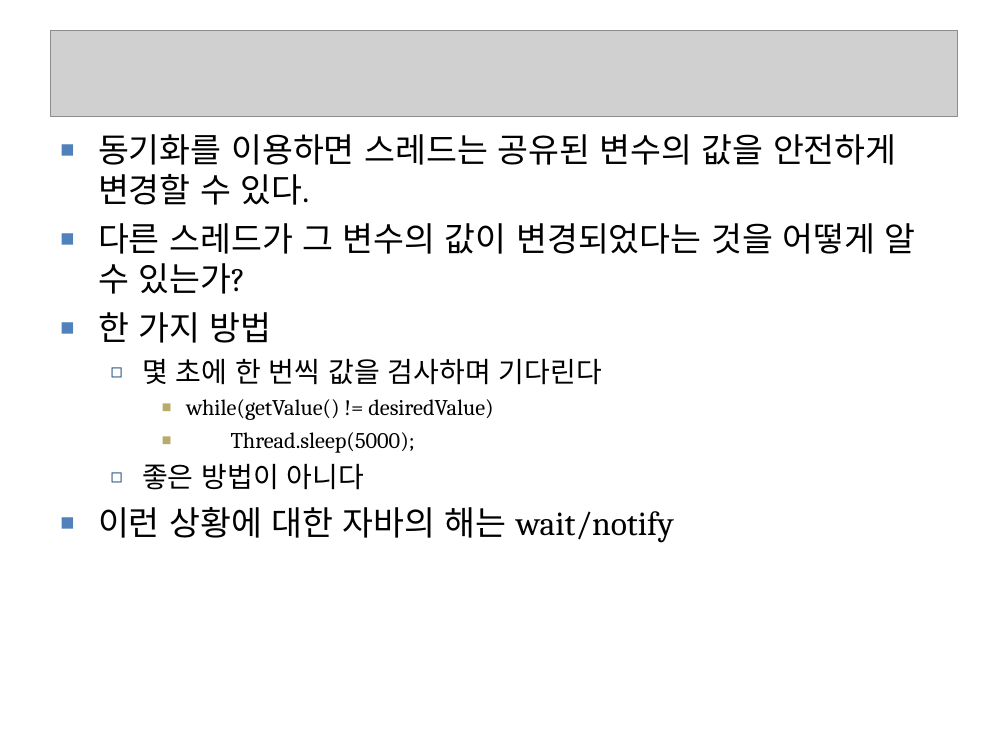
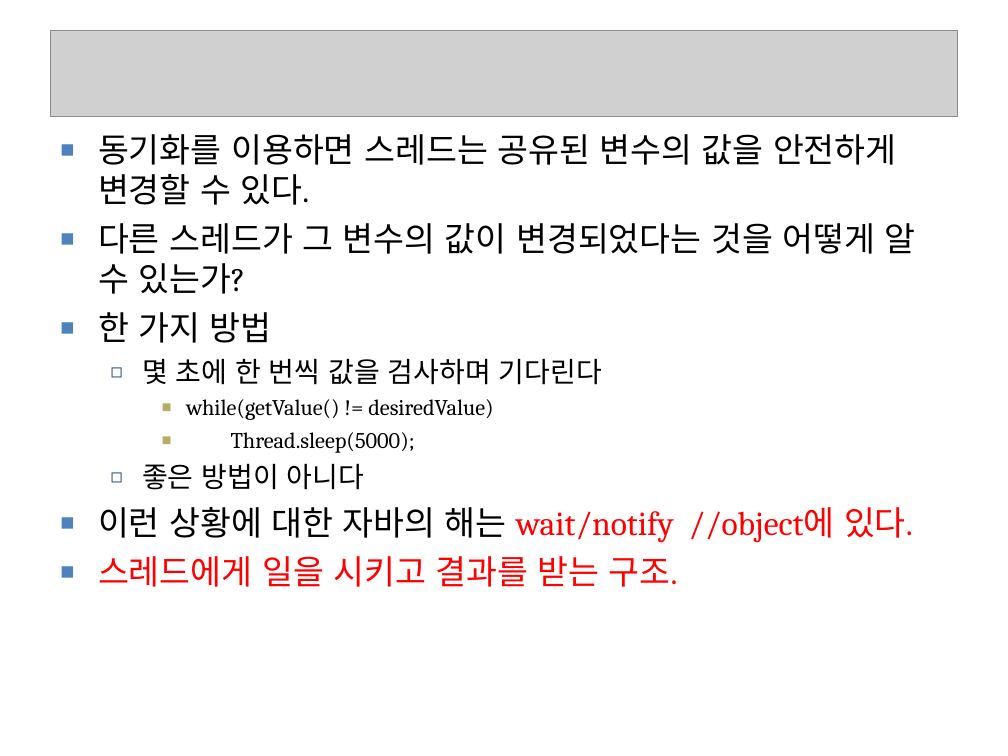
Before and after one commit to seleuchel/javaNetwork, a slide deck: slide 42 of ppt/055_chap03Threads3.ppt. Drawn at 1008x756 pixels with LibreOffice and Linux fonts; fonts in the diff are those of the drawing; grey boxes stand for pictures; background and template pictures are left out. Boxes give left, top, right and bottom in pixels: in the first picture for what was removed or moved away, otherwise in the second. Text is boxed around its words. In the diff, an @@ line names an element or a change of style, - is before the commit and + after.

```diff
--- a/ppt/055_chap03Threads3.ppt
+++ b/ppt/055_chap03Threads3.ppt
@@ text at [98, 507, 913, 587]: text changed; text colour #000000 to #FF0000 @@
-■ 이런 상황에 대한 자바의 해는 wait/notify
+■ 이런 상황에 대한 자바의 해는 wait/notify //object에 있다.
+■ 스레드에게 일을 시키고 결과를 받는 구조.
```
Also in this commit, not shown: 22 other slides changed, 1 slide added, 1 slide removed, 5 other files.
